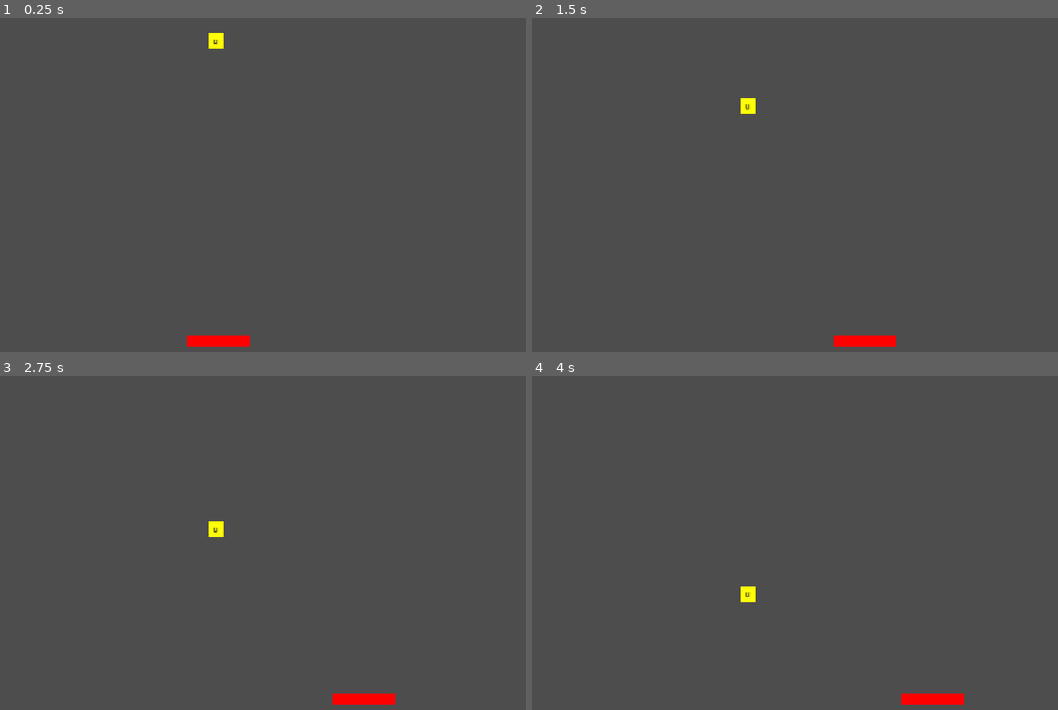
Above: before the commit, frames 1-4 (two rows, left to right).
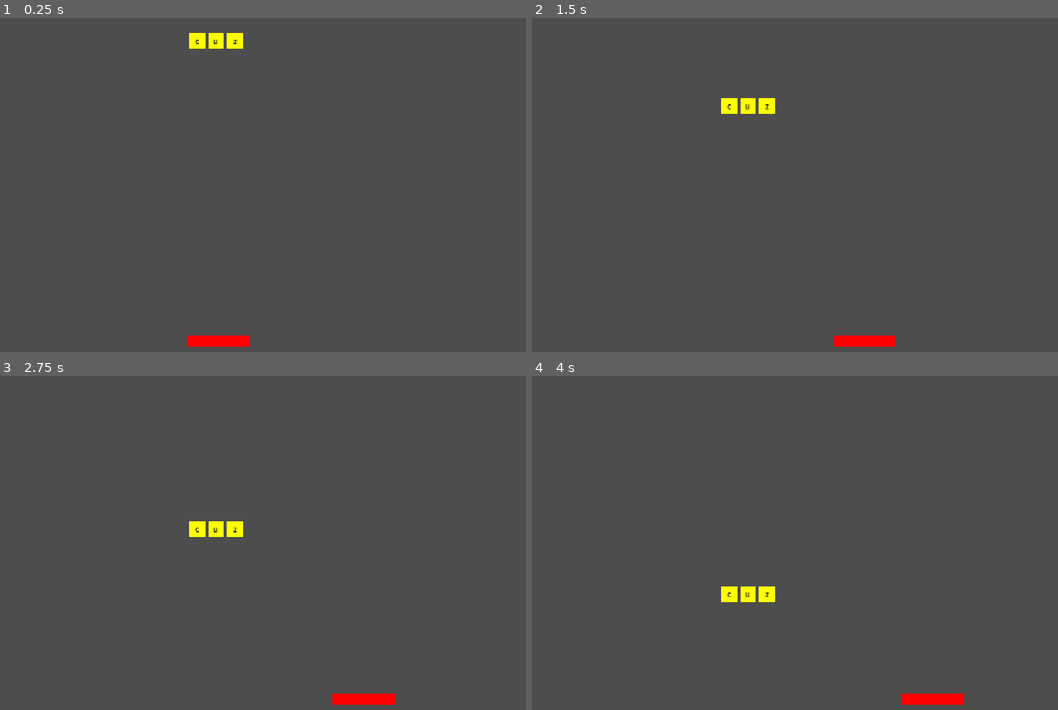
Above: after the commit, the same moments.

Repository: AxlMontblanc/laboratorio-de-particulas
Game: Godot game, scene res://main.tscn
Same seed, same stepped clock (60 frames per second), same inputs: the game is played once before the commit and once after it.
Inputs:
- Up to frame 1 (0.25 s): no input
- Up to frame 2 (1.5 s): hold Right (ui_right) 0.53-1.28 s; hold Left (ui_left) from 1.28 s (still down)
- Up to frame 3 (2.75 s): release Left (ui_left) at 2.03 s; hold Right (ui_right) from 2.03 s (still down)
- Up to frame 4 (4 s): release Right (ui_right) at 3.53 s; hold Left (ui_left) from 3.53 s (still down)

The runs differ from the first frame. In frame 1, 0.3% of the frame differs, in the area x 35-47%, y 4-10%; in frame 2, 0.3%; in frame 3, 0.3%; in frame 4, 0.3%.

Commit message:
Quarks con datos

Diff:
--- a/main.tscn
+++ b/main.tscn
@@ -10,3 +10,11 @@
 
 [node name="Quark" parent="." unique_id=1573368497 instance=ExtResource("2_0xm2m")]
 position = Vector2(557, 25)
+
+[node name="Quark3" parent="." unique_id=1702627881 instance=ExtResource("2_0xm2m")]
+position = Vector2(594, 25)
+type = "z"
+
+[node name="Quark2" parent="." unique_id=291346453 instance=ExtResource("2_0xm2m")]
+position = Vector2(521, 25)
+type = "c"
--- a/recolector/colector.gd
+++ b/recolector/colector.gd
@@ -14,5 +14,5 @@
 
 
 func _on_area_entered(area: Area2D) -> void:
-	print("lo atrape")
+	print(area.charge)
 	area.queue_free() # Replace with function body.
--- a/recolector/quark.gd
+++ b/recolector/quark.gd
@@ -1,9 +1,17 @@
 extends Area2D
 @export var speed = 100
-
+@export var type = "u"
+# Creating two groups of quarks according to their charge
+const pquarks = ["u", "c", "t"]
+const nquarks = ["d", "s", "b"]
+var charge : float = 0.0
 # Called when the node enters the scene tree for the first time.
 func _ready() -> void:
-	pass # Replace with function body.
+	$Label.text = type
+	if (type in pquarks):
+		charge = 2.0/3.0
+	elif (type in nquarks):
+		charge = -1.0/3.0
 
 
 # Called every frame. 'delta' is the elapsed time since the previous frame.
